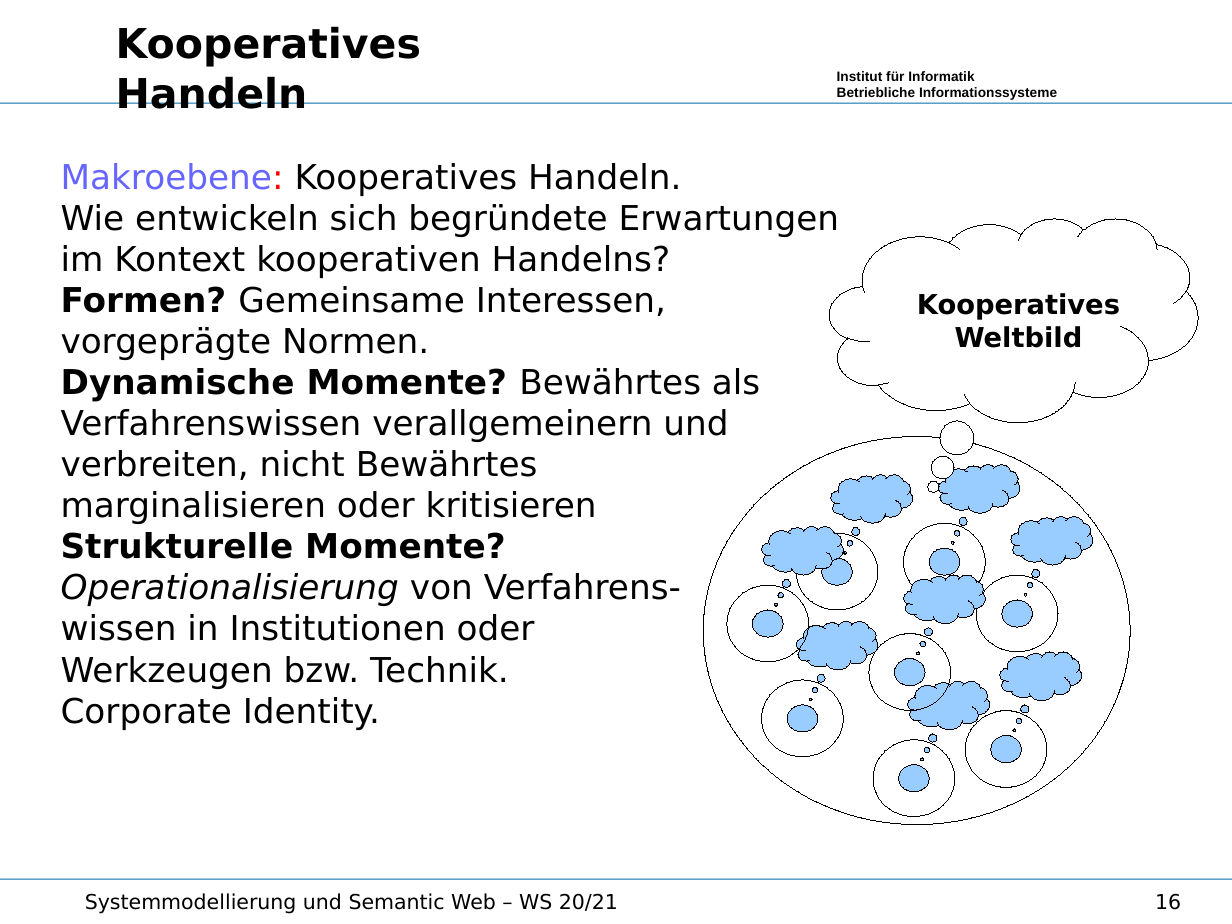
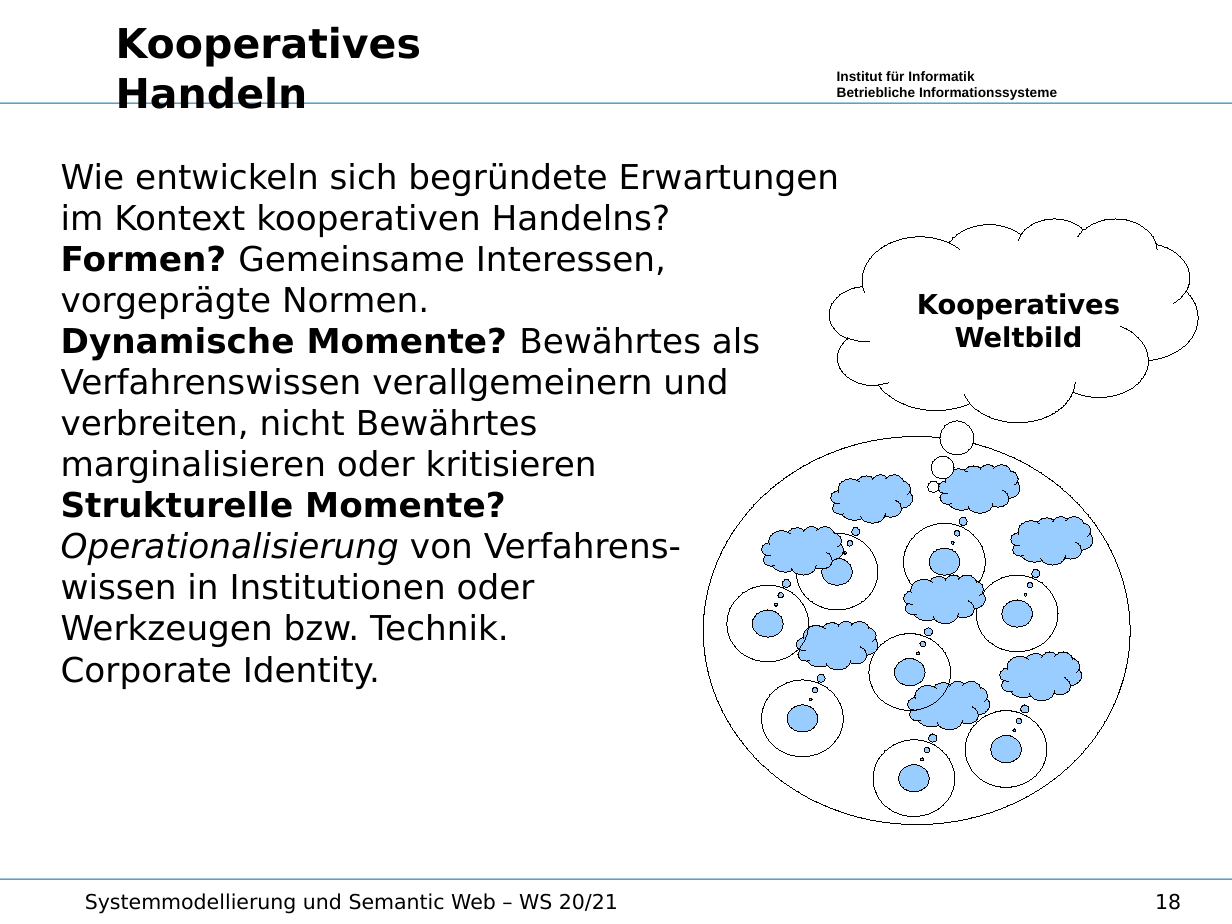
Before and after one commit to wumm-project/Leipzig-Seminar, a slide deck: slide 18 of Wintersemester-2020/Vorlesung/Wissen.odp (slide 16 before the commit). Drawn at 1232x924 pixels with LibreOffice and Linux fonts; fonts in the diff are those of the drawing; background and template pictures are left out. Boxes give left, top, right and bottom in pixels: in the first picture for what was removed or moved away, otherwise in the second. Text is boxed around its words. In the diff, an @@ line names an element or a change of style, - is before the commit and + after.

```diff
--- a/Wintersemester-2020/Vorlesung/Wissen.odp
+++ b/Wintersemester-2020/Vorlesung/Wissen.odp
@@ text at [61, 163, 681, 196]: paragraph removed @@
-Makroebene: Kooperatives Handeln.
@@ page number at [1155, 893, 1181, 910]: text changed @@
-16
+18
```
Also in this commit, not shown: 8 other slides changed, 7 slides added, 8 slides removed, 4 other files.
